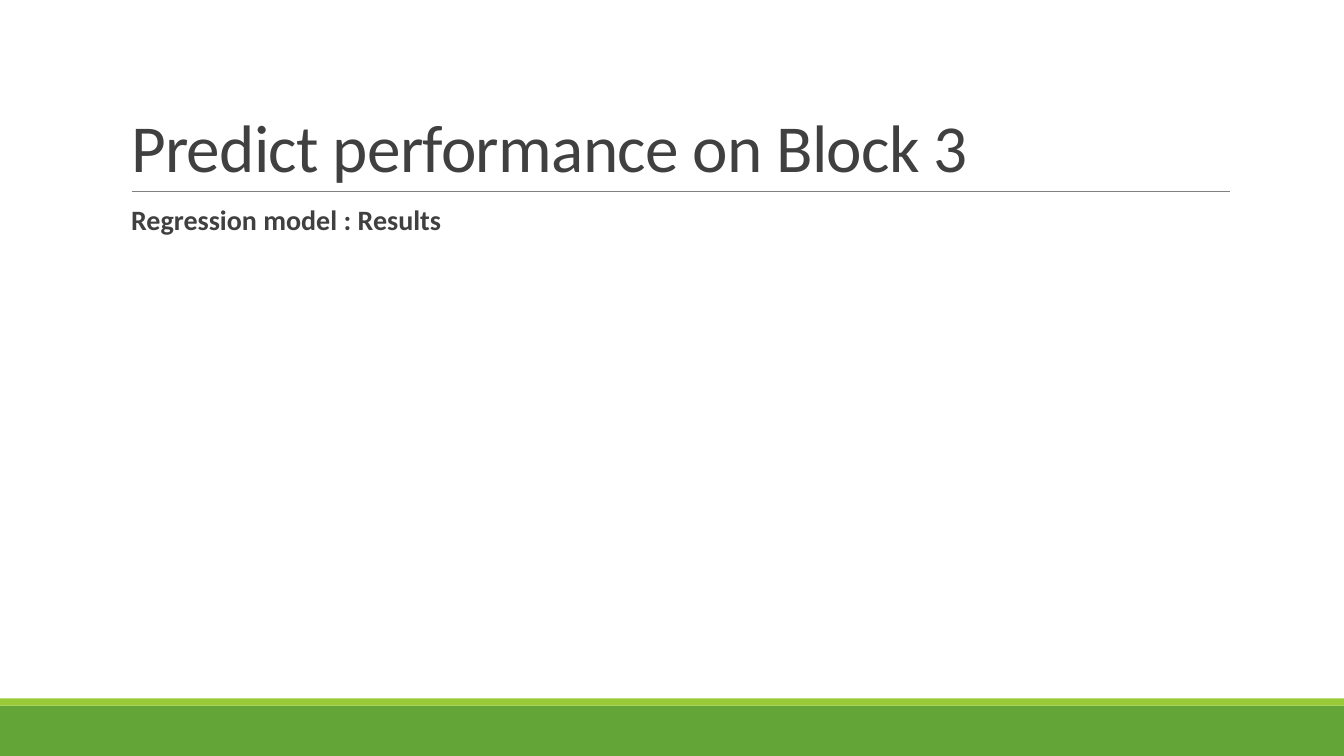
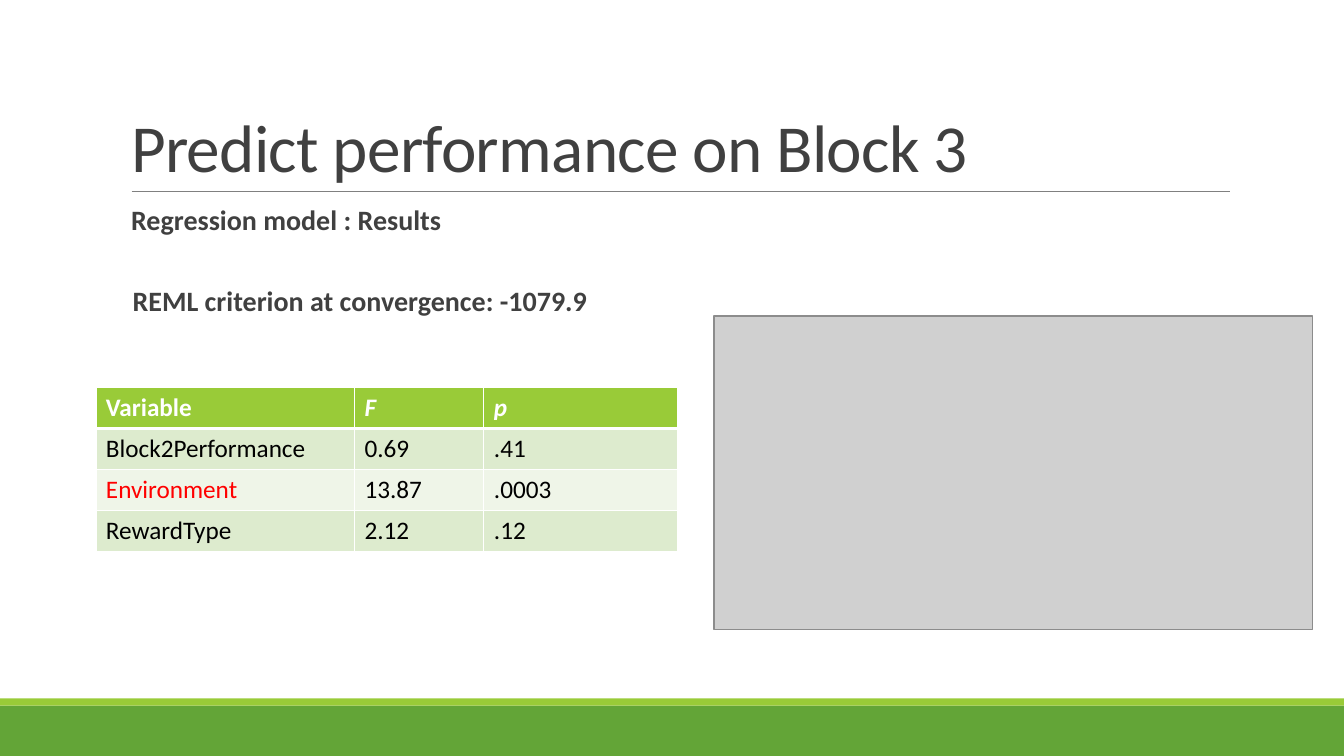
Before and after one commit to psychhack2019/teamsewz_navproject, a slide deck: slide 4 of PsychHack2019_Team SEWZ.pptx. Drawn at 1344x756 pixels with LibreOffice and Linux fonts; fonts in the diff are those of the drawing; grey boxes stand for pictures. Boxes give left, top, right and bottom in pixels: in the first picture for what was removed or moved away, otherwise in the second. Text is boxed around its words. In the diff, an @@ line names an element or a change of style, - is before the commit and + after.

```diff
--- a/PsychHack2019_Team SEWZ.pptx
+++ b/PsychHack2019_Team SEWZ.pptx
@@ text added at (133,291,587,316), 20 pt, text #404040, bold @@
+  REML criterion at convergence: -1079.9
@@ picture added at (714,316,1313,629) @@
@@ table added at (96,388,678,552), 4 rows, 3 columns @@
+Variable | F | p
+Block2Performance | 0.69 | .41
+Environment | 13.87 | .0003
+RewardType | 2.12 | .12
```
Also in this commit, not shown: 1 other slide changed, 1 slide added.
